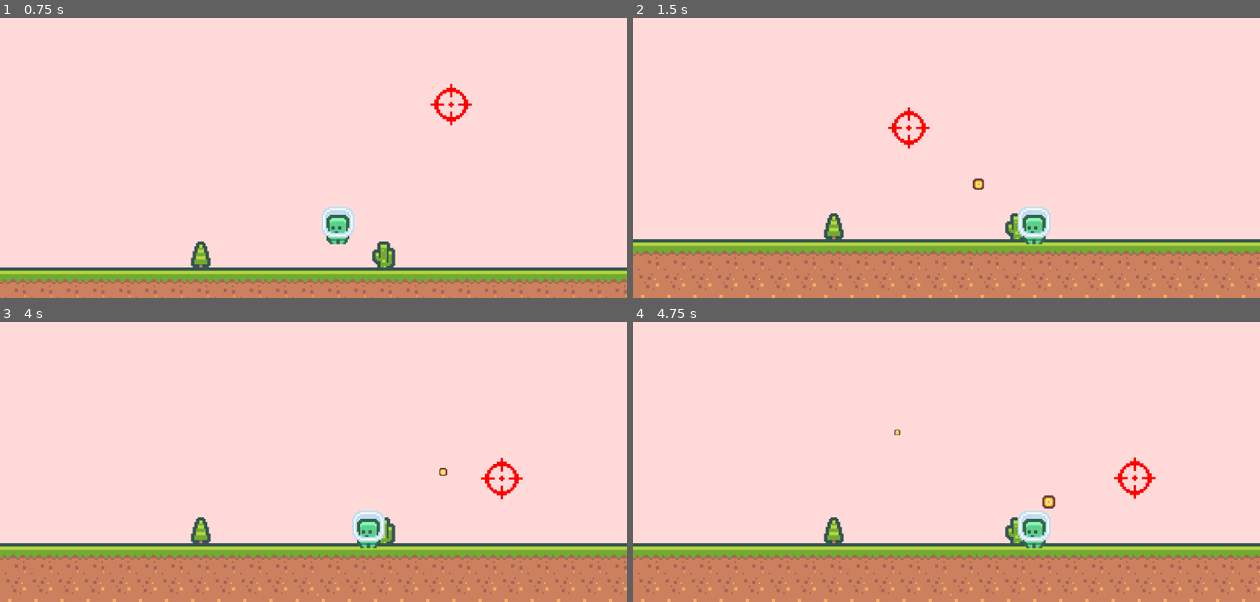
Above: before the commit, frames 1-4 (two rows, left to right).
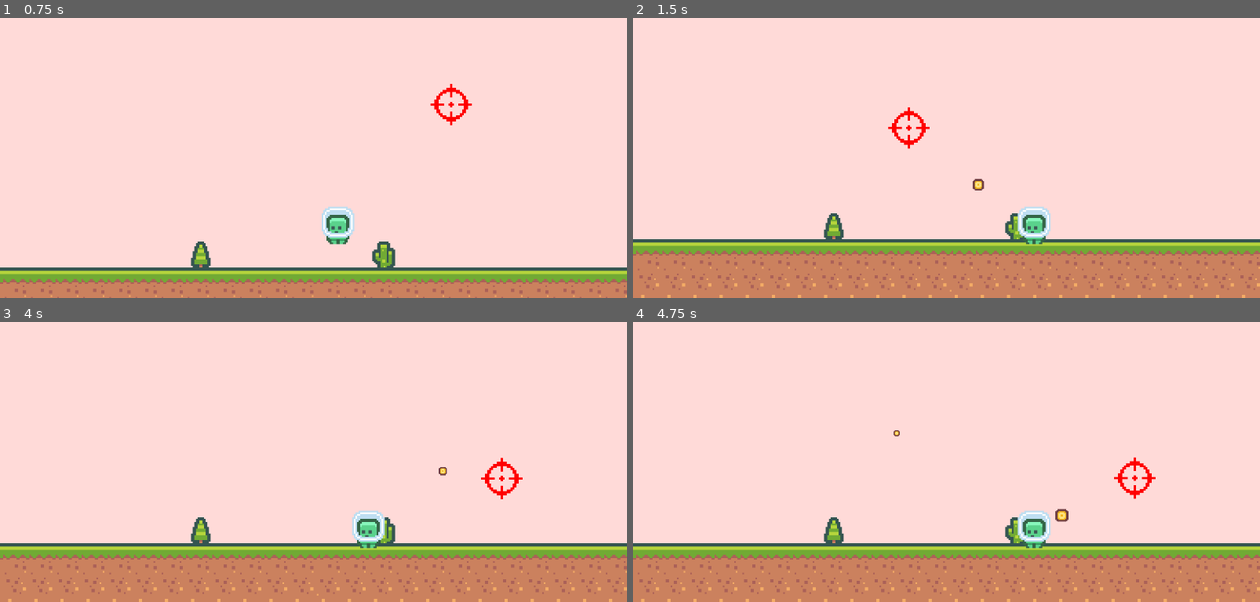
Above: after the commit, the same moments.

Repository: jesse-and-brian/Godot-4-Projects
Game: Godot game, scene res://Root.tscn
Same seed, same stepped clock (60 frames per second), same inputs: the game is played once before the commit and once after it.
Inputs (mouse positions are in pixels of both pictures, inside the frame that each line leads up to):
- Up to frame 1 (0.75 s): tap Enter at 0.5 s; move the mouse to (451, 104) at 0.52 s; hold D from 0.53 s (still down); hold Space from 0.53 s (still down); click (451, 104) at 0.67 s
- Up to frame 2 (1.5 s): release D at 1.25 s; release Space at 1.25 s; drag from (821, 138) to (1084, 104) at 1.27 s
- Up to frame 3 (4 s): move the mouse to (376, 347) at 2.02 s; hold A 2.03-2.75 s; hold Space 2.03-2.75 s; click (376, 347) at 2.17 s; drag from (282, 495) to (125, 372) at 2.77 s; move the mouse to (501, 478) at 3.52 s; hold D from 3.53 s (still down); hold Space from 3.53 s (still down); click (501, 478) at 3.67 s
- Up to frame 4 (4.75 s): release D at 4.25 s; release Space at 4.25 s; drag from (758, 372) to (1134, 478) at 4.27 s

Frame 1 is identical in both runs. In frame 2, less than 0.1% of the frame differs, in the area x 54-57%, y 57-62%; in frame 3, less than 0.1%; in frame 4, 0.2%, in the area x 41-70%, y 38-72%.

Commit message:
Class Structure and intial lazer impl
Cass hierarchies made, added logic for lazer, and more.

Diff:
--- /dev/null
+++ b/Tame Guns/Character.gd
@@ -0,0 +1,10 @@
+extends CharacterBody2D
+class_name Character
+"""
+Base character class. Gives node base variables and signals
+"""
+
+
+#Base player variables and stats
+#@export (int) var speed = 200
+#var velocity: Vector2 = Vector2()
--- /dev/null
+++ b/Tame Guns/ControlGUI.gd
@@ -0,0 +1,11 @@
+extends Control
+
+
+# Called when the node enters the scene tree for the first time.
+func _ready():
+	pass # Replace with function body.
+
+
+# Called every frame. 'delta' is the elapsed time since the previous frame.
+func _process(delta):
+	pass
--- /dev/null
+++ b/Tame Guns/MachineGun.gd
@@ -0,0 +1,11 @@
+extends GunWeapons
+class_name MachineGun
+
+# Called when the node enters the scene tree for the first time.
+func _ready():
+	pass # Replace with function body.
+
+
+# Called every frame. 'delta' is the elapsed time since the previous frame.
+func _process(delta):
+	pass
--- a/Tame Guns/Root.tscn
+++ b/Tame Guns/Root.tscn
@@ -1,12 +1,19 @@
-[gd_scene load_steps=12 format=3 uid="uid://deixco0ui4uk7"]
-
-[ext_resource type="Script" path="res://Root.gd" id="1_58q0u"]
+[gd_scene load_steps=20 format=3 uid="uid://deixco0ui4uk7"]
+
 [ext_resource type="Texture2D" uid="uid://biwond464pw3f" path="res://Sprites/Tiles/tiles_packed.png" id="1_d20yv"]
-[ext_resource type="Script" path="res://player.gd" id="2_faqox"]
+[ext_resource type="Script" path="res://characters/player/player.gd" id="3_bbfcm"]
 [ext_resource type="Texture2D" uid="uid://bqb4j84403j2a" path="res://Sprites/Characters/character_0000.png" id="3_cvjv5"]
 [ext_resource type="Texture2D" uid="uid://2k3iywmsqila" path="res://Sprites/Characters/character_0001.png" id="4_qlgbn"]
 [ext_resource type="PackedScene" uid="uid://bcbkdwi11hnp7" path="res://crosshair.tscn" id="5_glxh8"]
+[ext_resource type="Script" path="res://gunWeapons.gd" id="6_buawd"]
+[ext_resource type="Script" path="res://weapons/guns/pistols/MagnumPistol.gd" id="8_dp4c1"]
+[ext_resource type="Script" path="res://ControlGUI.gd" id="8_mc5rw"]
 [ext_resource type="PackedScene" uid="uid://d24rcpyuk1npp" path="res://playerbullet.tscn" id="8_xtrvn"]
+[ext_resource type="Script" path="res://Weapons.gd" id="9_elcgu"]
+[ext_resource type="Script" path="res://weapons/guns/Lazer.gd" id="11_ijttj"]
+[ext_resource type="Script" path="res://MachineGun.gd" id="12_f2o21"]
+[ext_resource type="Script" path="res://sword.gd" id="14_f1qj2"]
+[ext_resource type="Script" path="res://characters/Health.gd" id="14_lrvw5"]
 
 [sub_resource type="TileSetAtlasSource" id="TileSetAtlasSource_s7oei"]
 texture = ExtResource("1_d20yv")
@@ -586,6 +593,20 @@
 physics_layer_0/collision_layer = 1
 sources/0 = SubResource("TileSetAtlasSource_s7oei")
 
+[sub_resource type="GDScript" id="GDScript_ekh6y"]
+script/source = "extends Node2D
+class_name RocketLauncher
+
+# Called when the node enters the scene tree for the first time.
+func _ready():
+	pass # Replace with function body.
+
+
+# Called every frame. 'delta' is the elapsed time since the previous frame.
+func _process(delta):
+	pass
+"
+
 [sub_resource type="SpriteFrames" id="SpriteFrames_v4pcy"]
 animations = [{
 "frames": [{
@@ -604,13 +625,48 @@
 size = Vector2(14, 22)
 
 [node name="Root" type="Node2D"]
-script = ExtResource("1_58q0u")
+script = ExtResource("9_elcgu")
 
 [node name="TileMap" type="TileMap" parent="."]
 tile_set = SubResource("TileSet_e1p0r")
 cell_quadrant_size = 18
 format = 2
 layer_0/tile_data = PackedInt32Array(196605, 131072, 1, 196606, 131072, 1, 196607, 131072, 1, 131072, 131072, 1, 131073 …(3437 unchanged characters)…
+
+[node name="Crosshair" parent="." instance=ExtResource("5_glxh8")]
+
+[node name="PlayerBullet" parent="." instance=ExtResource("8_xtrvn")]
+disable_mode = 1
+collision_layer = 0
+collision_mask = 0
+
+[node name="Control" type="Control" parent="."]
+layout_mode = 3
+anchors_preset = 0
+offset_right = 40.0
+offset_bottom = 40.0
+script = ExtResource("8_mc5rw")
+
+[node name="GunWeapons" type="Node2D" parent="."]
+script = ExtResource("6_buawd")
+
+[node name="RocketLauncher" type="Node2D" parent="GunWeapons"]
+script = SubResource("GDScript_ekh6y")
+
+[node name="Pistol" type="Node2D" parent="GunWeapons"]
+script = ExtResource("8_dp4c1")
+
+[node name="MagnumPistol" type="Node2D" parent="GunWeapons/Pistol"]
+
+[node name="MachineGun" type="Node2D" parent="GunWeapons"]
+script = ExtResource("12_f2o21")
+
+[node name="MeleeWeapons" type="Node2D" parent="."]
+
+[node name="sword" type="Node2D" parent="MeleeWeapons"]
+script = ExtResource("14_f1qj2")
+
+[node name="knife" type="Node2D" parent="MeleeWeapons"]
 
 [node name="Player" type="CharacterBody2D" parent="." groups=["player"]]
 visibility_layer = 17
@@ -618,7 +674,7 @@
 position = Vector2(-3, 18)
 collision_layer = 3
 collision_mask = 3
-script = ExtResource("2_faqox")
+script = ExtResource("3_bbfcm")
 
 [node name="AnimatedSprite2D" type="AnimatedSprite2D" parent="Player"]
 sprite_frames = SubResource("SpriteFrames_v4pcy")
@@ -646,9 +702,10 @@
 drag_right_margin = 0.3
 drag_bottom_margin = 0.0
 
-[node name="Crosshair" parent="." instance=ExtResource("5_glxh8")]
-
-[node name="PlayerBullet" parent="." instance=ExtResource("8_xtrvn")]
-disable_mode = 1
-collision_layer = 0
-collision_mask = 0
+[node name="Health" type="Node" parent="Player"]
+script = ExtResource("14_lrvw5")
+
+[node name="Lazer" type="RayCast2D" parent="."]
+script = ExtResource("11_ijttj")
+
+[node name="Line2D" type="Line2D" parent="Lazer"]
--- /dev/null
+++ b/Tame Guns/Weapons.gd
@@ -0,0 +1,11 @@
+extends "res://Root.gd"
+
+
+# Called when the node enters the scene tree for the first time.
+func _ready() -> void:
+	pass # Replace with function body.
+
+
+# Called every frame. 'delta' is the elapsed time since the previous frame.
+func _process(delta: float) -> void:
+	pass
--- /dev/null
+++ b/Tame Guns/characters/Health.gd
@@ -0,0 +1,15 @@
+extends Node
+
+signal health_changed
+
+var health: int = 100
+
+func _ready() -> void:
+	emit_signal("health_changed")
+
+
+func health_check(change: int) -> void:
+	health -= change
+	emit_signal("health_changed")
+	if self.health <= 0:
+		self.get_parent().queue_free()
--- /dev/null
+++ b/Tame Guns/characters/character.gd
@@ -0,0 +1,13 @@
+extends CharacterBody2D
+class_name Character
+"""
+Base character class. Gives node base variables and signals
+"""
+### class Vars ##
+var Health = 100
+var Name = "Cody"
+var ColorScheme = "standard"
+
+#Base player variables and stats
+#already set right now in playerBullet
+#var velocity: Vector2 = Vector2()
--- /dev/null
+++ b/Tame Guns/characters/player/player.gd
@@ -0,0 +1,90 @@
+extends CharacterBody2D
+class_name Player
+
+var moveSpeed : float = 75
+var jumpForce : float = 150
+var gravity : float = 700
+
+var updateCrossHairPos : Vector2
+var characterVector : Vector2
+
+var bullet = preload ("res://playerbullet.tscn") # Preload the bullet scene so it can spawn
+var canFire = true
+var isMoving = false
+var isJumping = false
+var currentWeapon = "pistol"
+var weaponMode = "standard"
+
+@export var fireRate = .3
+
+func _process(_delta):
+
+	if Input.is_mouse_button_pressed(MOUSE_BUTTON_LEFT) and canFire:
+		mouse_button_pressed(currentWeapon,weaponMode)
+
+
+#var velocity = Vector2.ZERO
+func _physics_process(delta):
+	if not is_on_floor():
+		velocity.y += gravity * delta
+
+	velocity.x = 0
+	isMoving = false
+	move_check(Input)
+
+
+
+func move_check(Input):
+
+	if Input.is_key_pressed(KEY_A):
+		velocity.x -= moveSpeed
+		print(velocity)
+
+	if Input.is_key_pressed(KEY_D):
+		velocity.x += moveSpeed
+		print(velocity)
+
+	if Input.is_key_pressed(KEY_SPACE) and is_on_floor():
+		velocity.y = -jumpForce
+		isJumping = true
+
+	if velocity.x == -75 or velocity.x == 75:
+		isMoving = true
+
+
+
+	move_and_slide() # Need this to move when two objects are colliding (The floor and player). See documentation
+
+	if global_position.y > 150: # if you fall off the side of the level, it reloads the scene
+		game_over()
+
+func switch_weapon():
+	pass
+
+func mouse_button_pressed(currentWeapon,weaponMode):
+
+	if (currentWeapon == "pistol" && weaponMode):
+		var b = bullet.instantiate() # This creates a copy of the scene definied in var bullet above and thus the script for the bullet
+		owner.add_child(b) # Make a child of root ("Owner")
+		b.transform = $shotSpawn.global_transform # Force the bullet to spawn at shotSpawn marker
+		canFire = false # Set ability to fire to false, so can't fire
+		await get_tree().create_timer(fireRate).timeout # This waits to execute the next line. Adjust variable to be able to fire faster.
+		canFire = true # Set fire back to true so can fire again
+
+	if(currentWeapon == "Lazer" && weaponMode):
+#		var z = Lazer.instantiate()
+#		owner.add_child(z)
+
+		pass
+	if(currentWeapon == "machineGun"):
+		pass
+
+	if(currentWeapon == "rocketLauncher"):
+		pass
+
+	if(currentWeapon == "Lazer"):
+#		var z = Lazer.instantiate()
+		pass
+
+func game_over (): # Just reloads the screen on death
+	get_tree().reload_current_scene()
--- /dev/null
+++ b/Tame Guns/gunWeapons.gd
@@ -0,0 +1,10 @@
+extends Node2D
+class_name GunWeapons
+# Called when the node enters the scene tree for the first time.
+func _ready():
+	pass # Replace with function body.
+
+
+# Called every frame. 'delta' is the elapsed time since the previous frame.
+func _process(delta):
+	pass
--- a/Tame Guns/player.gd
+++ /dev/null
@@ -1,57 +0,0 @@
-
-extends CharacterBody2D
-
-var moveSpeed : float = 75
-var jumpForce : float = 150
-var gravity : float = 700
-
-var updateCrossHairPos : Vector2
-var characterVector : Vector2
-
-var bullet = preload ("res://playerbullet.tscn") # Preload the bullet scene so it can spawn
-var canFire = true
-var isMoving = false
-var isJumping = false
-
-@export var fireRate = .3
-
-func _process(_delta):
-	if Input.is_mouse_button_pressed(MOUSE_BUTTON_LEFT) and canFire: # If the Cooldown for firing is up, fire if left mouse button has been clicked
-		var b = bullet.instantiate() # This creates a copy of the scene definied in var bullet above and thus the script for the bullet
-		owner.add_child(b) # Make a child of root ("Owner")
-		b.transform = $shotSpawn.global_transform # Force the bullet to spawn at shotSpawn marker
-		canFire = false # Set ability to fire to false, so can't fire
-		await get_tree().create_timer(fireRate).timeout # This waits to execute the next line. Adjust variable to be able to fire faster.
-		canFire = true # Set fire back to true so can fire again
-
-#var velocity = Vector2.ZERO
-func _physics_process(delta):
-	if not is_on_floor():
-		velocity.y += gravity * delta
-
-	velocity.x = 0
-	isMoving = false
-
-	if Input.is_key_pressed(KEY_A):
-		velocity.x -= moveSpeed
-		print(velocity)
-
-	if Input.is_key_pressed(KEY_D):
-		velocity.x += moveSpeed
-		print(velocity)
-
-	if Input.is_key_pressed(KEY_SPACE) and is_on_floor():
-		velocity.y = -jumpForce
-		isJumping = true
-
-	if velocity.x == -75 or velocity.x == 75:
-		isMoving = true
-
-
-	move_and_slide() # Need this to move when two objects are colliding (The floor and player). See documentation
-
-	if global_position.y > 150: # if you fall off the side of the level, it reloads the scene
-		game_over()
-
-func game_over (): # Just reloads the screen on death
-	get_tree().reload_current_scene()
--- a/Tame Guns/playerbullet.tscn
+++ b/Tame Guns/playerbullet.tscn
@@ -1,6 +1,6 @@
 [gd_scene load_steps=4 format=3 uid="uid://d24rcpyuk1npp"]
 
-[ext_resource type="Script" path="res://playerBullet.gd" id="1_p4btc"]
+[ext_resource type="Script" path="res://weapons/bullet/playerBullet.gd" id="1_p4btc"]
 [ext_resource type="Texture2D" uid="uid://ydbe1tyhvygu" path="res://Sprites/Objects/tile_0151.png" id="2_xsa0e"]
 
 [sub_resource type="CircleShape2D" id="CircleShape2D_nvbyd"]
--- /dev/null
+++ b/Tame Guns/sword.gd
@@ -0,0 +1,2 @@
+extends Node2D
+ # Enter boilerplate ##
--- /dev/null
+++ b/Tame Guns/weapons/Weapons.gd
@@ -0,0 +1,14 @@
+extends Node2D
+### Public variables ###
+class_name Weapons
+# Called when the node enters the scene tree for the first time.
+func _ready():
+	pass # Replace with function body.
+
+func pistol():
+	pass
+
+
+# Called every frame. 'delta' is the elapsed time since the previous frame.
+func _process(delta):
+	pass
--- a/Tame Guns/playerBullet.gd
+++ b/Tame Guns/weapons/bullet/playerBullet.gd
@@ -1,5 +1,7 @@
 extends Area2D
+class_name playerBullet
 
+### Public variables ###
 @onready var speed = 4 												 # bullet speed multiplier
 @onready var playerMoving = get_node("../Player").isMoving			 # Is Player moving yes/no
 @onready var playerLocation = get_node("../Player").global_position  # Location of player on bullet creation
--- /dev/null
+++ b/Tame Guns/weapons/guns/Lazer.gd
@@ -0,0 +1,85 @@
+## Casts a laser along a raycast, emitting particles on the impact point.
+## Use `is_casting` to make the laser fire and stop.
+## You can attach it to a weapon or a ship; the laser will rotate with its parent.
+extends RayCast2D
+#
+## Speed at which the laser extends when first fired, in pixels per seconds.
+#@export var cast_speed := 7000.0
+## Maximum length of the laser in pixels.
+#@export var max_length := 1400.0
+## Base duration of the tween animation in seconds.
+#@export var growth_time := 0.1
+#
+## If `true`, the laser is firing.
+## It plays appearing and disappearing animations when it's not animating.
+## See `appear()` and `disappear()` for more information.
+#var is_casting:
+#	set = set_is_casting
+#@onready var fill := $FillLine2D
+#@onready var tween := $Tween
+#@onready var casting_particles := $CastingParticles2D
+#@onready var collision_particles := $CollisionParticles2D
+#@onready var beam_particles := $BeamParticles2D
+#
+#@onready var line_width: float = fill.width
+#@onready var cast_to = Vector2.ZERO
+#
+#func _ready() -> void:
+#	set_physics_process(false)
+#	fill.points[1] = Vector2.ZERO
+#
+#
+#func _physics_process(delta: float) -> void:
+#	cast_to = (cast_to + Vector2.RIGHT * cast_speed * delta).limit_length(max_length)
+#	cast_beam()
+#
+#
+#func set_is_casting(cast: bool) -> void:
+#	is_casting = cast
+#
+#	if is_casting:
+#		cast_to = Vector2.ZERO
+#		fill.points[1] = cast_to
+#		appear()
+#	else:
+#		# Reset the laser endpoint
+#		fill.points[1] = Vector2.ZERO
+#
+#		collision_particles.emitting = false
+#		disappear()
+#
+#	set_physics_process(is_casting)
+#	beam_particles.emitting = is_casting
+#	casting_particles.emitting = is_casting
+#
+#
+## Controls the emission of particles and extends the Line2D to `cast_to` or the ray's
+## collision point, whichever is closest.
+#func cast_beam() -> void:
+##	var cast_point := cast_to
+#
+#	force_raycast_update()
+#	collision_particles.emitting = is_colliding()
+#
+#	if is_colliding():
+#		cast_point = to_local(get_collision_point())
+#		collision_particles.global_rotation = get_collision_normal().angle()
+#		collision_particles.position = cast_point
+#
+#	fill.points[1] = cast_point
+#	beam_particles.position = cast_point * 0.5
+#	beam_particles.process_material.emission_box_extents.x = cast_point.length() * 0.5
+#
+#
+#func appear() -> void:
+#	if tween.is_active():
+#		tween.stop_all()
+#	tween.interpolate_property(fill, "width", 0, line_width, growth_time * 2)
+#	tween.start()
+#
+#
+#func disappear() -> void:
+#	if tween.is_active():
+#		tween.stop_all()
+#	tween.interpolate_property(fill, "width", fill.width, 0, growth_time)
+#	tween.start()
--- /dev/null
+++ b/Tame Guns/weapons/guns/laser.tscn
@@ -0,0 +1,20 @@
+[gd_scene load_steps=4 format=3 uid="uid://c1mkc84t15kfr"]
+
+[ext_resource type="Script" path="res://weapons/guns/LaserColorRect.gd" id="1_sy0xb"]
+[ext_resource type="Script" path="res://weapons/guns/Lazer.gd" id="1_votcr"]
+
+[sub_resource type="CanvasItemMaterial" id="CanvasItemMaterial_1j77g"]
+
+[node name="Laser" type="RayCast2D"]
+script = ExtResource("1_votcr")
+
+[node name="Line2D" type="Line2D" parent="."]
+
+[node name="ColorRect" type="ColorRect" parent="."]
+material = SubResource("CanvasItemMaterial_1j77g")
+offset_left = 4.0
+offset_top = 4.0
+offset_right = 196.0
+offset_bottom = 300.0
+color = Color(0.0313726, 1, 1, 1)
+script = ExtResource("1_sy0xb")
--- /dev/null
+++ b/Tame Guns/weapons/guns/pistols/MagnumPistol.gd
@@ -0,0 +1,13 @@
+extends Pistol
+class_name MagnumPistol
+
+var magnumDamage = "300"
+
+# Called when the node enters the scene tree for the first time.
+func _ready():
+	pass # Replace with function body.
+
+
+# Called every frame. 'delta' is the elapsed time since the previous frame.
+func _process(delta):
+	pass
--- /dev/null
+++ b/Tame Guns/weapons/guns/pistols/Pistol.gd
@@ -0,0 +1,12 @@
+extends GunWeapons
+class_name Pistol
+
+var damage = "100"
+# Called when the node enters the scene tree for the first time.
+func _ready():
+	pass # Replace with function body.
+
+
+# Called every frame. 'delta' is the elapsed time since the previous frame.
+func _process(delta):
+	pass
Empty file added: Tame Guns/weapons/guns/LaserColorRect.gd
